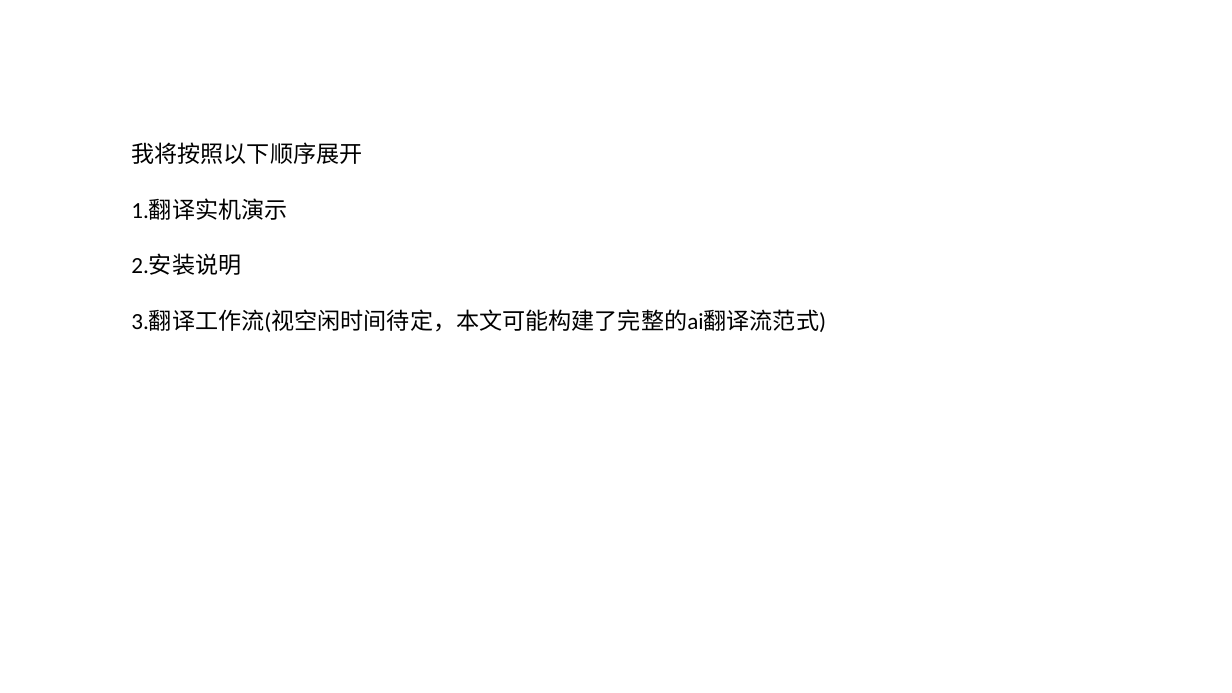
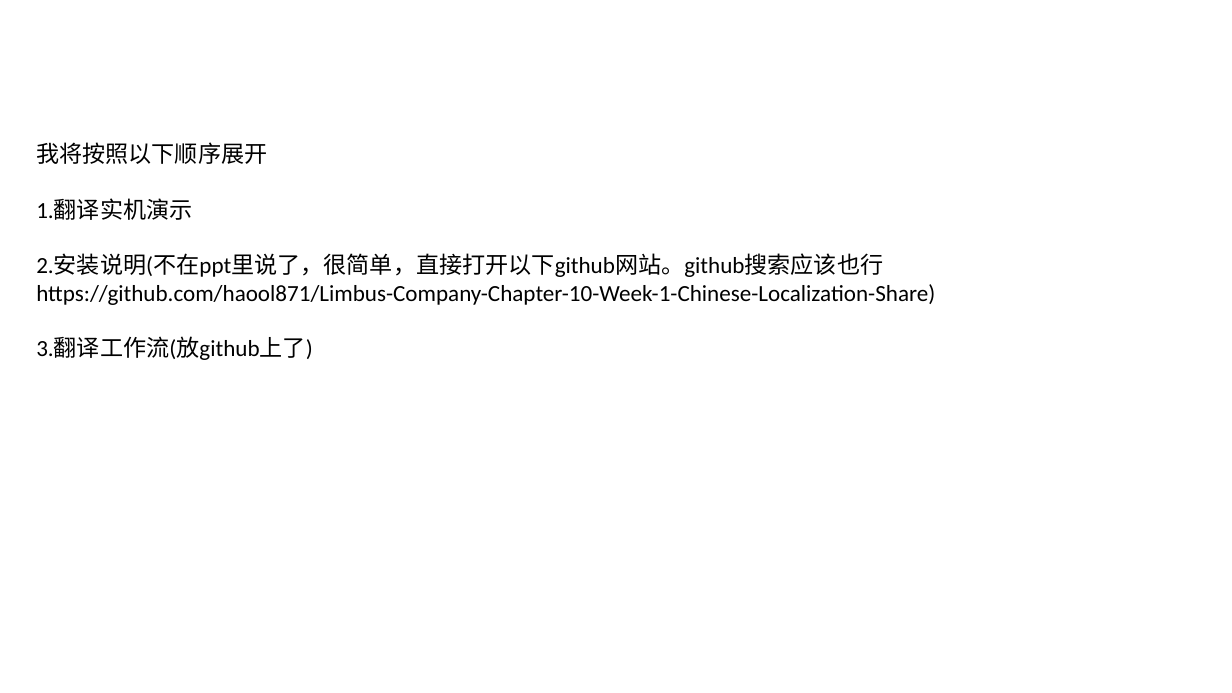
Before and after one commit to haool871/Limbus-Company-Chapter-10-Week-1-Chinese-Localization-Share, a slide deck: slide 3 of docs/边狱巴士第十章.pptx. Drawn at 1232x693 pixels with LibreOffice and Linux fonts; fonts in the diff are those of the drawing. Boxes give left, top, right and bottom in pixels: in the first picture for what was removed or moved away, otherwise in the second. Text is boxed around its words. In the diff, an @@ line names an element or a change of style, - is before the commit and + after.

```diff
--- a/docs/边狱巴士第十章.pptx
+++ b/docs/边狱巴士第十章.pptx
@@ text at box(36, 142, 935, 360): text changed @@
-我将按照以下顺序展开
-1.翻译实机演示
-2.安装说明
-3.翻译工作流(视空闲时间待定，本文可能构建了完整的ai翻译流范式)
+我将按照以下顺序展开
+1.翻译实机演示
+2.安装说明(不在ppt里说了，很简单，直接打开以下github网站。github搜索应该也行
+https://github.com/haool871/Limbus-Company-Chapter-10-Week-1-Chinese-Localization-Share)
+3.翻译工作流(放github上了)
```
Also in this commit, not shown: 2 other slides changed.
